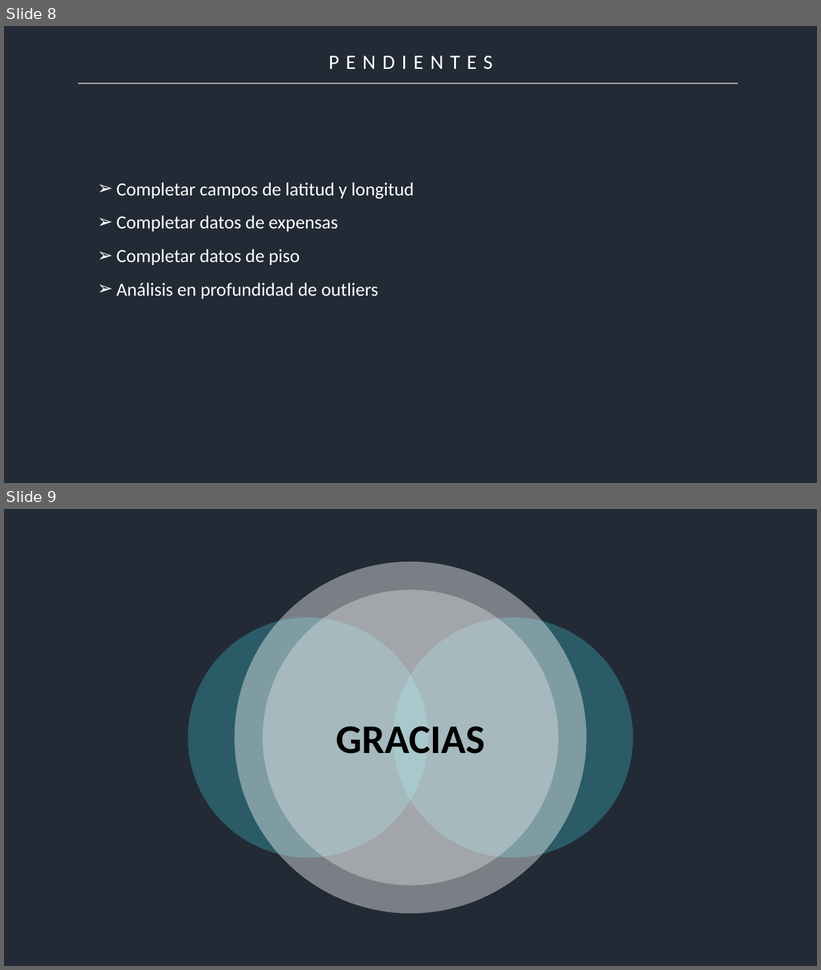
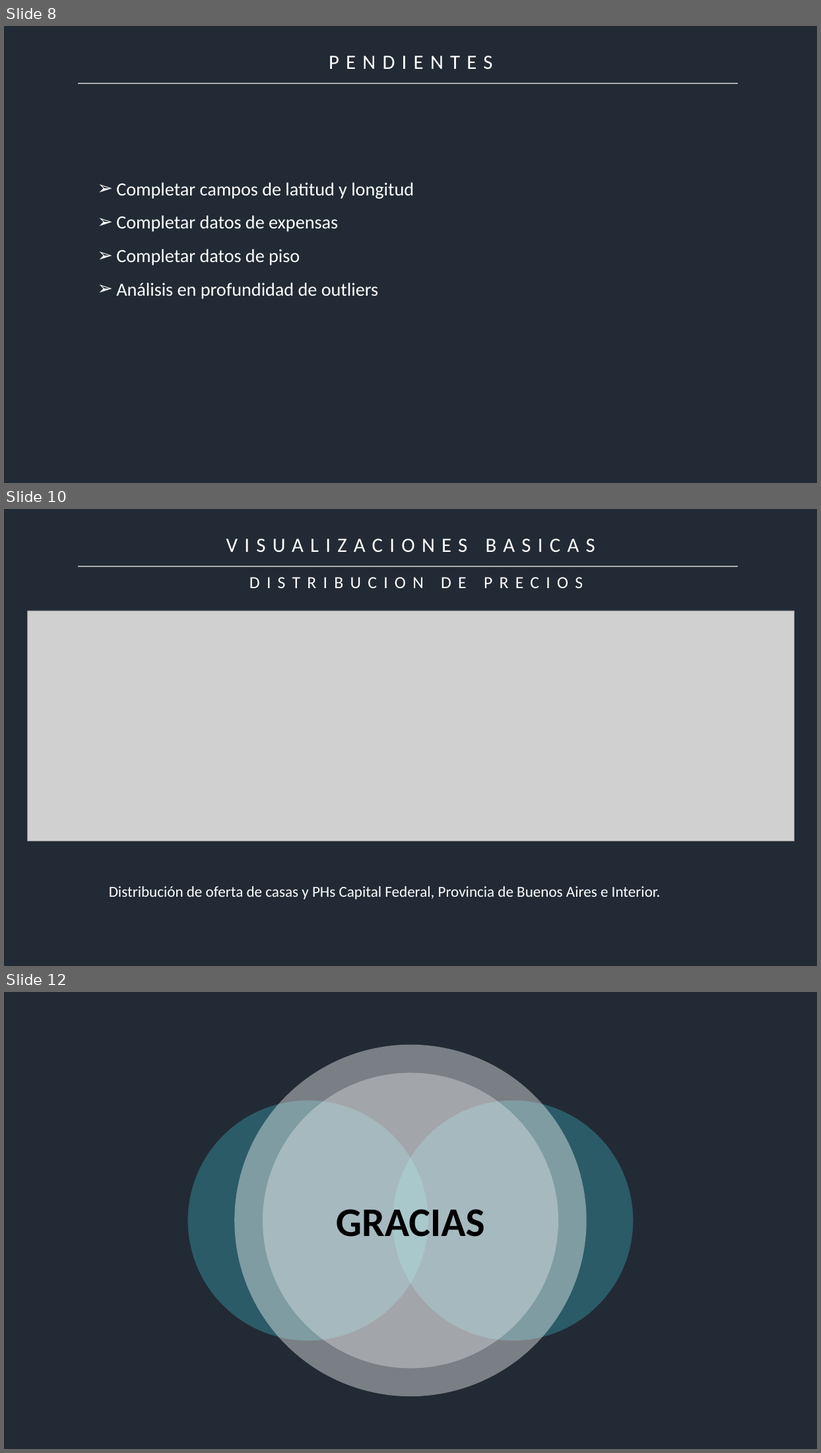
Before and after one commit to mauriciomem/DH_DS_desafio_1_propierati, a slide deck: final/DESAFIO 1.pptx. Shown one above the other, each under a label of ours: slides 8 and 9 before the commit, slides 8, 10 and 12 after it; the slides between them are not shown. The pictures are 821x970 and 821x1453 pixels, drawn with LibreOffice and Linux fonts; fonts in the diff are those of the drawing; grey boxes stand for pictures; background and template pictures are left out. Boxes give left, top, right and bottom in pixels: in the first picture for what was removed or moved away, otherwise in the second. Text is boxed around its words. In the diff, an @@ line names an element or a change of style, - is before the commit and + after.

```diff
--- a/final/DESAFIO 1.pptx
+++ b/final/DESAFIO 1.pptx
@@ slide 10 added at (x1=4, y1=509, x2=817, y2=966), background #222A35 @@
@@ text added at (x1=226, y1=539, x2=595, y2=553), 24 pt, text #FFFFFF @@
+VISUALIZACIONES BASICAS
@@ line added from (79, 566) to (738, 566), #2F5597 1.5 pt @@
@@ text added at (x1=441, y1=577, x2=467, y2=588), 20 pt, text #FFFFFF @@
+DISTRIBUCION DE PRECIOS
@@ picture added at (x1=27, y1=611, x2=794, y2=842) @@
@@ text added at (x1=109, y1=887, x2=661, y2=900), 18 pt, text #FFFFFF @@
+Distribución de oferta de casas y PHs Capital Federal, Provincia de Buenos Aires e Interior.
@@ what was slide 9 is now slide 12 @@
```
Also in this commit, not shown: 2 other slides added, 1 other file.
